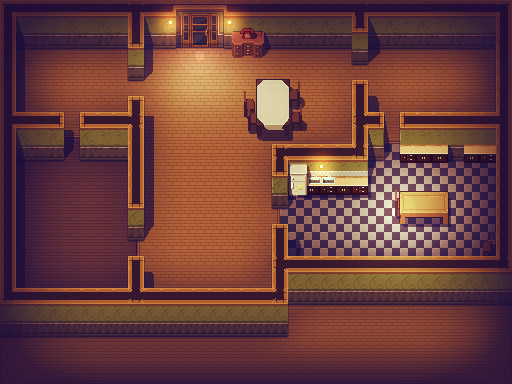
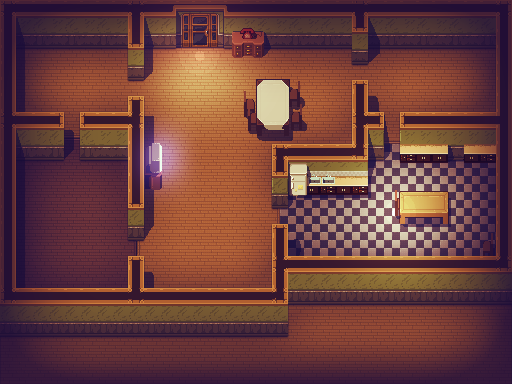
Layer changes from the first 512 x 384 image to the second:
added layer "tv" in group "color retakes" over [160, 145, 162, 172]
hid "wall lights" over [169, 21, 323, 168]
painted on "shadows" over [149, 143, 159, 190]
painted on "walls" over [145, 143, 162, 190]
